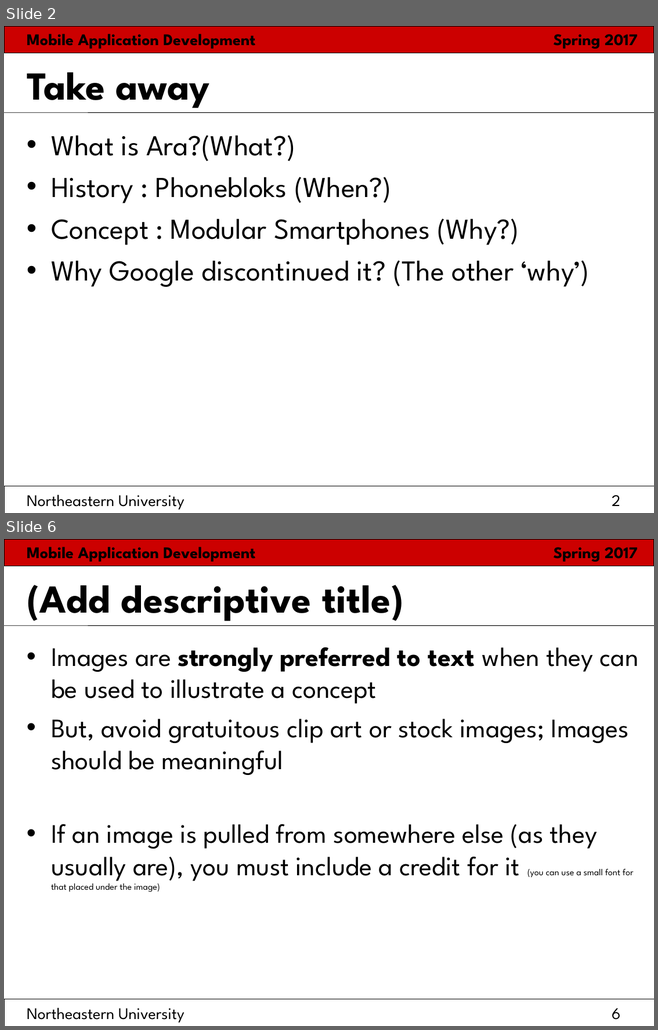
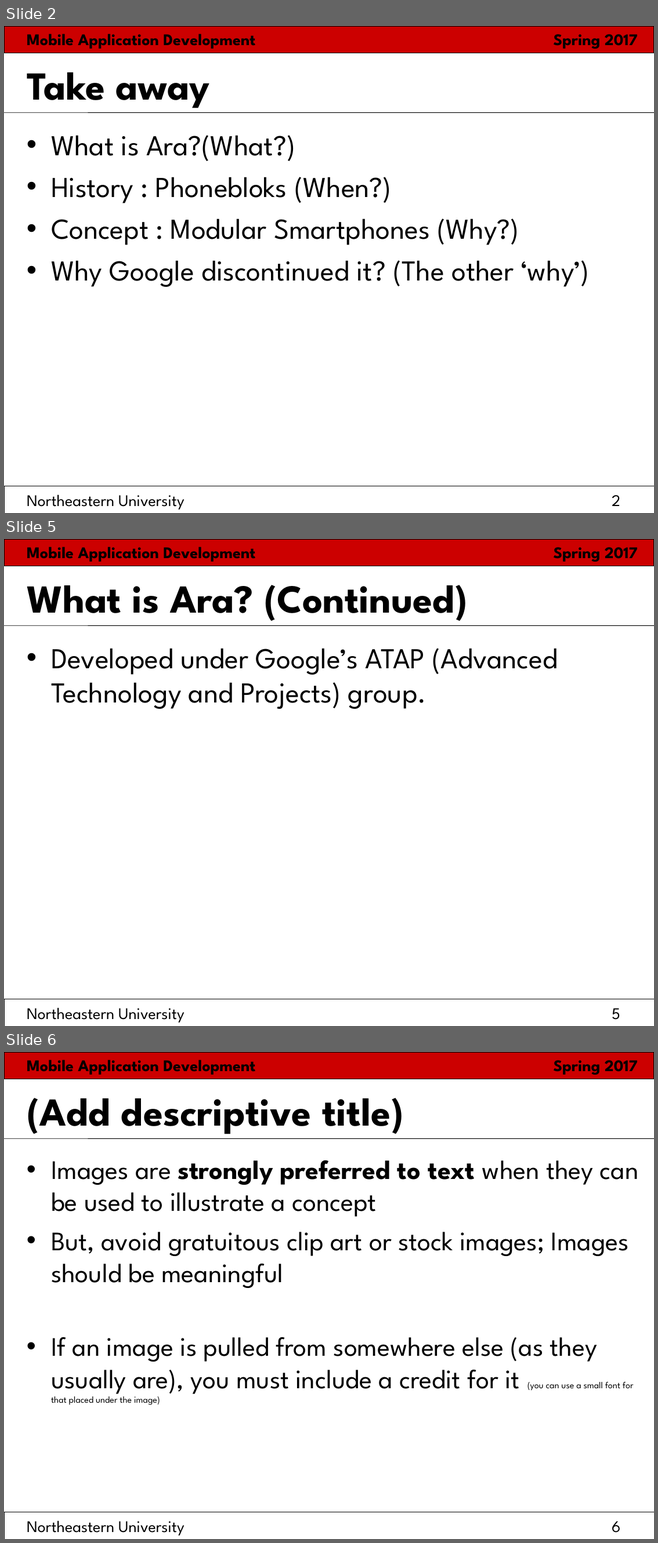
Before and after one commit to bharat94/MAD_Docs, a slide deck: PaperPresentation.ppt. Shown one above the other, each under a label of ours: slides 2 and 6 before the commit, slides 2, 5 and 6 after it; the slides between them are not shown. The pictures are 658x1030 and 658x1543 pixels, drawn with LibreOffice and Linux fonts; fonts in the diff are those of the drawing. Boxes give left, top, right and bottom in pixels: in the first picture for what was removed or moved away, otherwise in the second. Text is boxed around its words. In the diff, an @@ line names an element or a change of style, - is before the commit and + after.

```diff
--- a/PaperPresentation.ppt
+++ b/PaperPresentation.ppt
@@ slide 5 added at (4, 539, 654, 1026), background #FFFFFF; not listed: 6 template elements that a slide beside it also shows @@
@@ title added at (27, 585, 467, 621), 44 pt, text #000000, bold @@
+What is Ara? (Continued)
@@ text added at (51, 648, 557, 709), 32 pt, text #000000 @@
+• Developed under Google’s ATAP (Advanced Technology and Projects) group.
```
Also in this commit, not shown: 1 slide changed, 1 other slide added, 2 slides removed.
